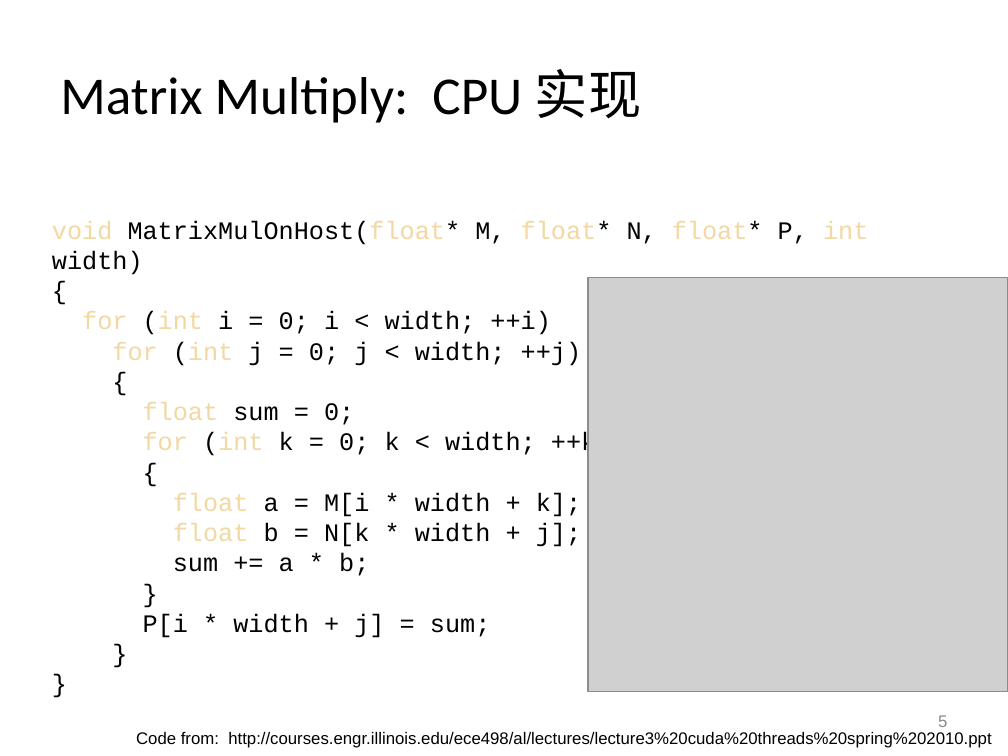
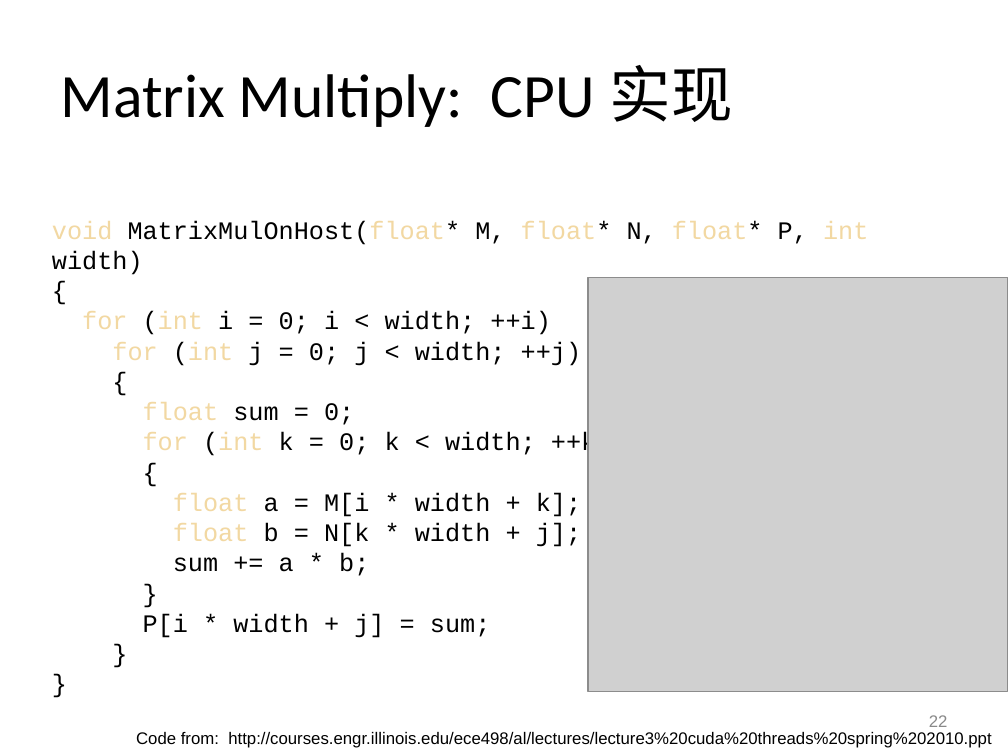
Before and after one commit to soulsheng/CUDA-Practice, a slide deck: slide 22 of doc/CUDA编程实训_day1_pm(20141219Liu).pptx (slide 5 before the commit). Drawn at 1008x756 pixels with LibreOffice and Linux fonts; fonts in the diff are those of the drawing; grey boxes stand for pictures. Boxes give left, top, right and bottom in pixels: in the first picture for what was removed or moved away, otherwise in the second. Text is boxed around its words. In the diff, an @@ line names an element or a change of style, - is before the commit and + after.

Commit message:
update ppt, first reduction then matrix multiply

```diff
--- a/doc/CUDA编程实训_day1_pm(20141219Liu).pptx
+++ b/doc/CUDA编程实训_day1_pm(20141219Liu).pptx
@@ title "Matrix Multiply: CPU 实现" at (60, 65, 733, 127): size 38 to 44 pt @@
@@ page number at (929, 715, 948, 727): text changed @@
-5
+22
```
Also in this commit, not shown: 2 other slides changed, 8 slides added, 1 other file.
